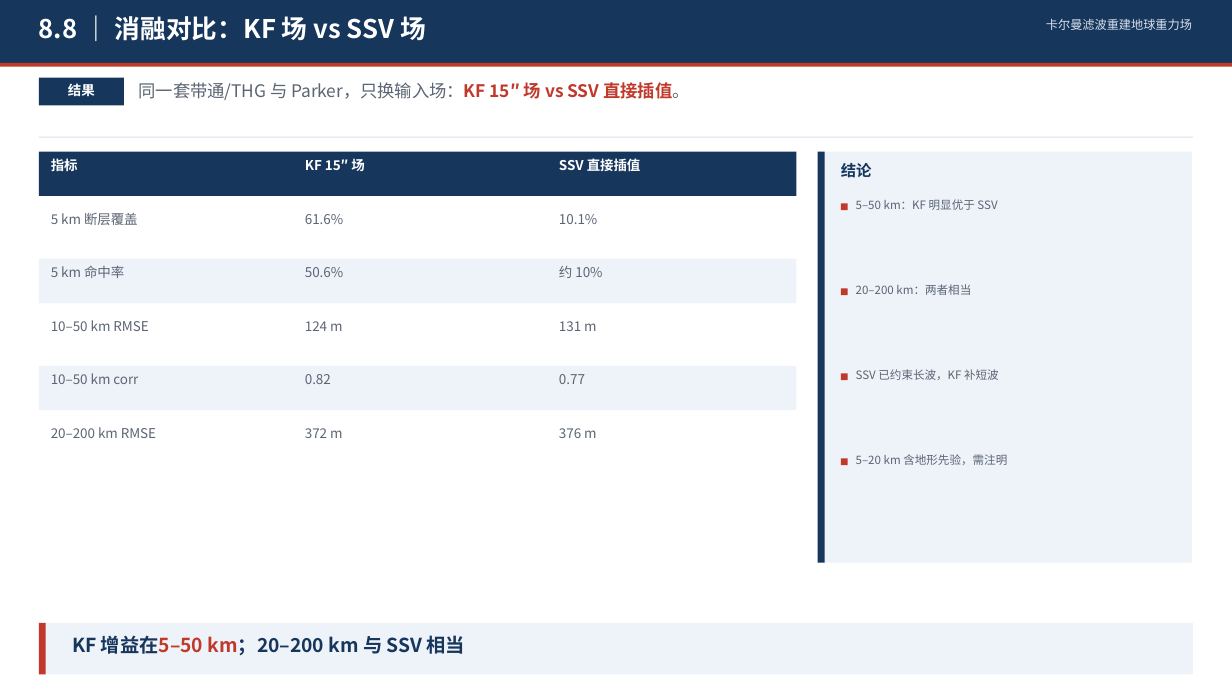
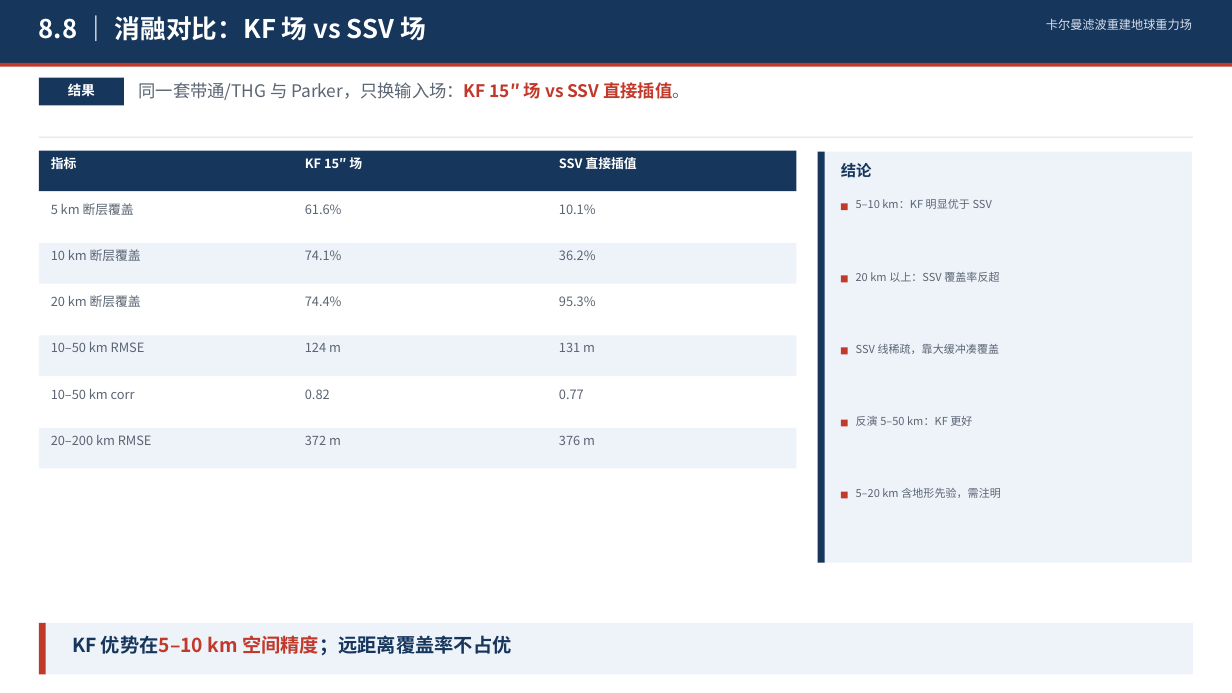
Before and after one commit to shuyunkai/kalman_gravity, a slide deck: slide 22 of ppt/卡尔曼滤波重建地球重力场_含研究内容.pptx. Drawn at 1232x693 pixels with LibreOffice and Linux fonts; fonts in the diff are those of the drawing. Boxes give left, top, right and bottom in pixels: in the first picture for what was removed or moved away, otherwise in the second. Text is boxed around its words. In the diff, an @@ line names an element or a change of style, - is before the commit and + after.

Commit message:
feat: 8.8 增加 10/20 km 长距离断层对比
- 5/10/20 km: KF 61.6/74.1/74.4, SSV 10.1/36.2/95.3
- 结论: KF 优势在 5-10 km 空间精度

```diff
--- a/ppt/卡尔曼滤波重建地球重力场_含研究内容.pptx
+++ b/ppt/卡尔曼滤波重建地球重力场_含研究内容.pptx
@@ rectangle: place and size @@
-rectangle at box(39, 152, 797, 196)
+rectangle at box(39, 151, 797, 191)
@@ 3 texts: place and size @@
-3 texts at box(51, 213, 597, 225)
+3 texts at box(51, 203, 596, 215)
@@ text at box(856, 199, 992, 209): text changed; size 9 to 8.6 pt @@
-5–50 km：KF 明显优于 SSV
+5–10 km：KF 明显优于 SSV
@@ rectangle: place and size @@
-rectangle at box(39, 259, 797, 303)
+rectangle at box(39, 243, 797, 284)
@@ text removed at box(51, 266, 124, 278) @@
-5 km 命中率
@@ text added at box(51, 249, 141, 261), 10 pt, text #5B6573 @@
+10 km 断层覆盖
@@ text removed at box(305, 267, 343, 277) @@
-50.6%
@@ text added at box(305, 250, 342, 260), 10 pt, text #5B6573 @@
+74.1%
@@ text removed at box(559, 266, 602, 278) @@
-约 10%
@@ text added at box(559, 250, 596, 260), 10 pt, text #5B6573 @@
+36.2%
@@ text added at box(51, 295, 141, 307), 10 pt, text #5B6573 @@
+20 km 断层覆盖
@@ text added at box(305, 296, 342, 306), 10 pt, text #5B6573 @@
+74.4%
@@ text added at box(559, 296, 596, 306), 10 pt, text #5B6573 @@
+95.3%
@@ rectangle: place and size @@
-rectangle at box(841, 288, 848, 295)
+rectangle at box(841, 275, 848, 282)
@@ text at box(856, 272, 999, 282): text changed; size 9 to 8.6 pt @@
-20–200 km：两者相当
+20 km 以上：SSV 覆盖率反超
@@ rectangle: place and size @@
-rectangle at box(39, 366, 797, 410)
+rectangle at box(39, 335, 797, 376)
@@ size 10.5 to 10 pt in 15 elements at box(51, 157, 77, 169), box(305, 157, 362, 169), box(559, 154, 636, 172), box(51, 435, 152, 445), box(305, 436, 341, 445), box(559, 436, 595, 445), box(51, 203, 134, 215), box(305, 204, 342, 214), box(559, 204, 596, 214), box(51, 389, 135, 399), box(305, 389, 330, 399), box(559, 389, 584, 399), box(51, 342, 145, 352), box(305, 343, 341, 352), box(559, 342, 595, 352) @@
@@ 3 texts: place and size @@
-3 texts at box(51, 320, 596, 331)
+3 texts at box(51, 342, 595, 352)
@@ rectangle: place and size @@
-rectangle at box(841, 373, 848, 380)
+rectangle at box(841, 348, 848, 354)
@@ text added at box(856, 344, 1000, 354), 8.6 pt, text #5B6573 @@
+SSV 线稀疏，靠大缓冲凑覆盖
@@ 3 texts: place and size @@
-3 texts at box(51, 373, 585, 384)
+3 texts at box(51, 389, 584, 399)
@@ text removed at box(856, 369, 999, 380) @@
-SSV 已约束长波，KF 补短波
@@ text added at box(856, 416, 972, 426), 8.6 pt, text #5B6573 @@
+反演 5–50 km：KF 更好
@@ rectangle added at box(39, 428, 797, 469), fill #EEF3FA @@
@@ 3 texts: place and size @@
-3 texts at box(51, 427, 596, 438)
+3 texts at box(51, 435, 595, 445)
@@ rectangle added at box(841, 420, 848, 426), fill #C0392B @@
@@ rectangle: place and size @@
-rectangle at box(841, 458, 848, 465)
+rectangle at box(841, 492, 848, 498)
@@ text "5–20 km 含地形先验，需注明": place and size @@
-text "5–20 km 含地形先验，需注明" at box(856, 454, 1007, 465)
+text "5–20 km 含地形先验，需注明" at box(856, 488, 1000, 498)
@@ text "5–20 km 含地形先验，需注明" at box(856, 488, 1000, 498): size 9 to 8.6 pt @@
@@ text at box(72, 635, 511, 656): text changed @@
-KF 增益在5–50 km；20–200 km 与 SSV 相当
+KF 优势在5–10 km 空间精度；远距离覆盖率不占优
```
Also in this commit, not shown: 2 other files.
